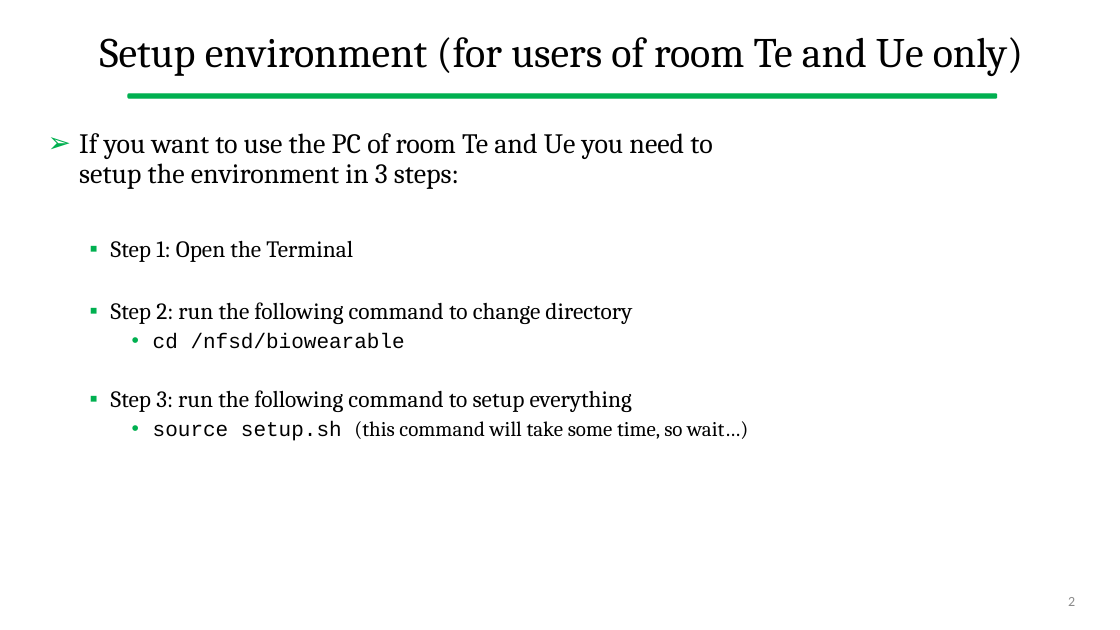
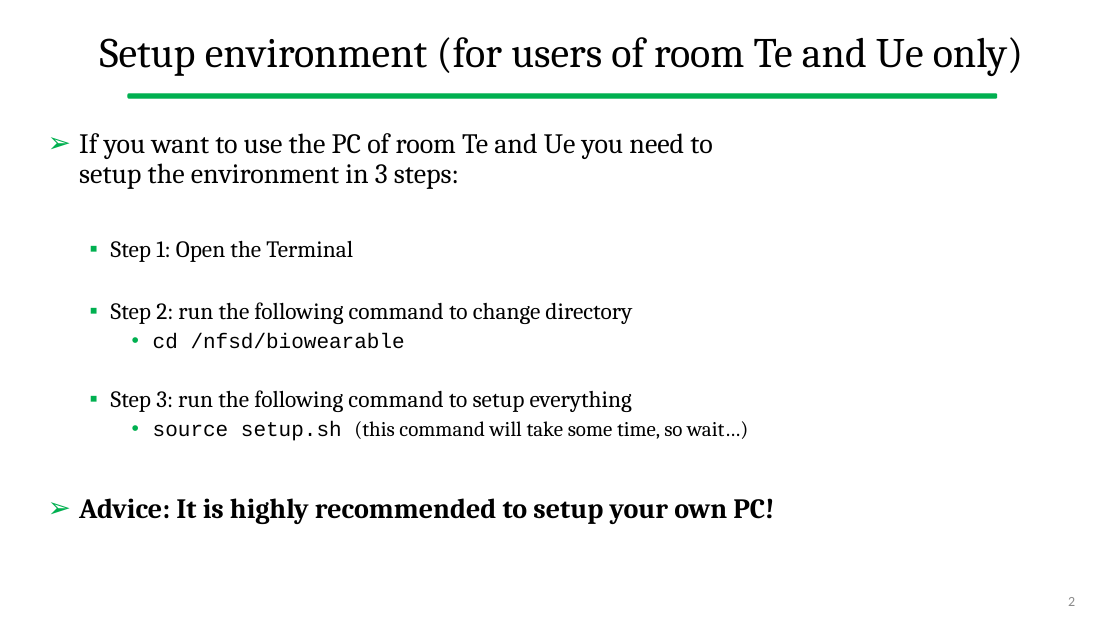
Before and after one commit to gcappon/bwthw, a slide deck: slide 2 of lab_02-dart_101_part_1/lab_02-dart_101_part_1.pptx. Drawn at 1120x630 pixels with LibreOffice and Linux fonts; fonts in the diff are those of the drawing. Boxes give left, top, right and bottom in pixels: in the first picture for what was removed or moved away, otherwise in the second. Text is boxed around its words. In the diff, an @@ line names an element or a change of style, - is before the commit and + after.

```diff
--- a/lab_02-dart_101_part_1/lab_02-dart_101_part_1.pptx
+++ b/lab_02-dart_101_part_1/lab_02-dart_101_part_1.pptx
@@ text at [79,498,774,524]: paragraph added @@
+➢ Advice: It is highly recommended to setup your own PC!
```
Also in this commit, not shown: 2 other slides changed.
